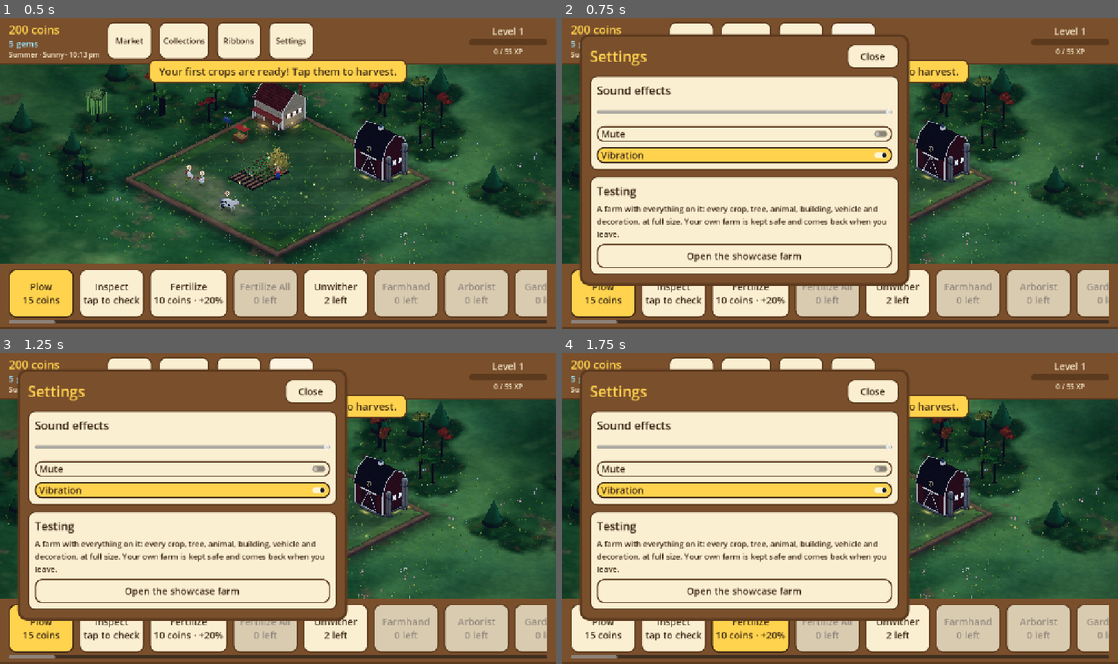
Above: before the commit, frames 1-4 (two rows, left to right).
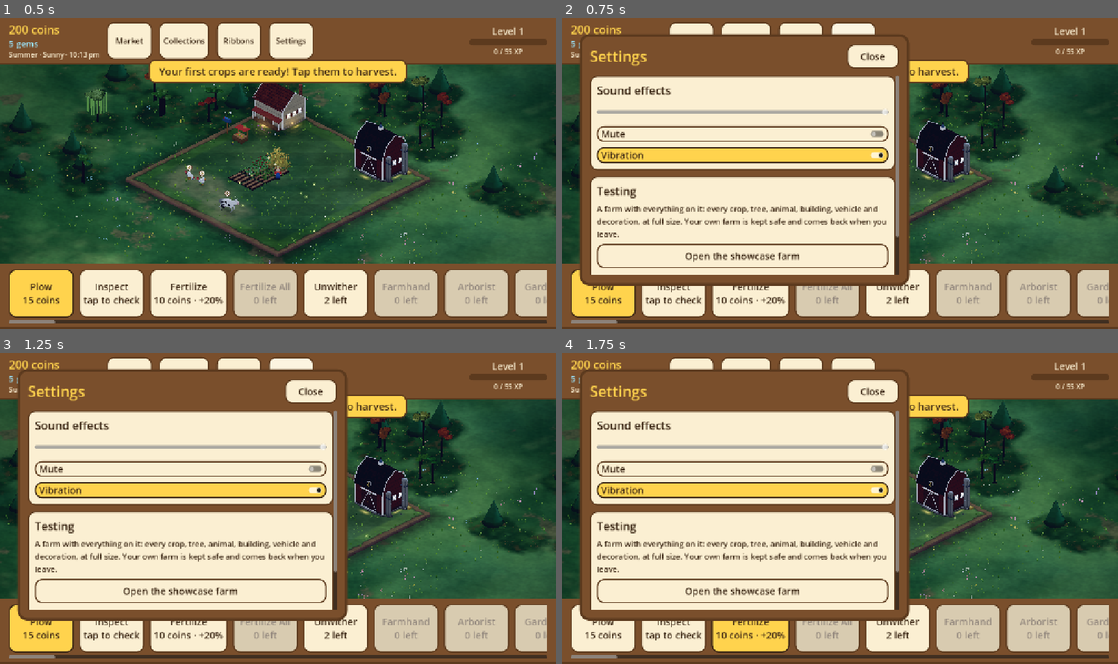
Above: after the commit, the same moments.

Repository: aniket-patra-1998/farm-game
Game: Godot game, scene res://scenes/main.tscn
Same seed, same stepped clock (60 frames per second), same inputs: the game is played once before the commit and once after it.
Inputs (mouse positions are in pixels of both pictures, inside the frame that each line leads up to):
- Up to frame 1 (0.5 s): no input
- Up to frame 2 (0.75 s): click "Settings" at 0.5 s
- Up to frame 3 (1.25 s): no input
- Up to frame 4 (1.75 s): click (739, 645) at 1.25 s, where only the run after the commit has a clickable "Show performance numbers"

Frame 1 is identical in both runs. In frame 2, 1.5% of the frame differs, in the area x 5-61%, y 18-83%; in frame 3, 1.5%; in frame 4, 1.5%.

Commit message:
Phone measuring: an on-screen performance readout and a CI-built debug APK
PerfReadout (debug builds; Settings > Testing > Show performance numbers): frames a second, the average and
worst frame of the last two seconds, draw calls, triangles, objects, memory and the graphics chip.
Debug APK workflow (.github/workflows/apk.yml): on every push to main and on demand, exports the new
'Android (debug APK)' preset (no Gradle; its own app id com.example.farmgame.debug) signed with a cached debug
key, and uploads it as the run's farm-game-debug-apk artifact.

Co-Authored-By: Claude Opus 5.5 <noreply@anthropic.com>
Claude-Session: https://claude.ai/code/session_014fNSr1LTa4ZmUtF6K6voar

Diff:
--- a/locale/strings.csv
+++ b/locale/strings.csv
@@ -493,3 +493,9 @@
 "SOCIAL_COINS","%d coins"
 "SOCIAL_FUEL","%d fuel"
 "SOCIAL_WATERED","A watering for your seedling"
+"PERF_READOUT","%d fps · %.1f ms a frame (worst %.1f)
+%d draw calls · %dk triangles · %d objects
+%d MB video · %d MB memory
+%s · %d×%d"
+"PERF_READOUT_TOGGLE","Show performance numbers"
+"PERF_READOUT_HELP","Frames a second, draw calls and memory in the corner of the screen, for measuring on a phone."
--- /dev/null
+++ b/scripts/debug/perf_readout.gd
@@ -0,0 +1,94 @@
+class_name PerfReadout
+extends CanvasLayer
+## Debug builds only: how hard the phone is working, in the corner of the screen, for measuring on real
+## devices. Frames a second, the average and the worst frame of the last couple of seconds, draw calls,
+## triangles, objects drawn, memory, and the graphics chip. Switched on and off in Settings (Testing); the
+## choice is kept in user://settings.cfg. Costs nothing while off; while on, a few numbers twice a second.
+
+const SETTINGS := "user://settings.cfg"
+const SECTION := "debug"
+const KEY := "perf_readout"
+const WINDOW := 120          # frames the average and the worst are taken over (about two seconds)
+const REFRESH := 0.5         # seconds between updates of the text
+const LAYER := 100           # above everything else
+const FONT_SIZE := 22
+
+static var _shown: PerfReadout
+
+var _label: Label
+var _times := PackedFloat32Array()
+var _next := 0
+var _since := 0.0
+
+
+## Whether the readout is switched on (always off in a release build).
+static func wanted() -> bool:
+	if not OS.is_debug_build():
+		return false
+	var cfg := ConfigFile.new()
+	return cfg.load(SETTINGS) == OK and bool(cfg.get_value(SECTION, KEY, false))
+
+
+## Switches it on or off, and keeps the choice.
+static func set_wanted(on: bool) -> void:
+	var cfg := ConfigFile.new()
+	cfg.load(SETTINGS)
+	cfg.set_value(SECTION, KEY, on)
+	cfg.save(SETTINGS)
+
+
+## Shows the readout over the whole game, or takes it away (one at a most).
+static func show_in(tree: SceneTree, on: bool) -> void:
+	if on and not is_instance_valid(_shown):
+		_shown = PerfReadout.new()
+		tree.root.add_child.call_deferred(_shown)
+	elif not on and is_instance_valid(_shown):
+		_shown.queue_free()
+		_shown = null
+
+
+func _ready() -> void:
+	layer = LAYER
+	_times.resize(WINDOW)
+	var back := PanelContainer.new()
+	back.position = Vector2(8, 8)
+	back.mouse_filter = Control.MOUSE_FILTER_IGNORE
+	var style := StyleBoxFlat.new()
+	style.bg_color = Color(0, 0, 0, 0.55)
+	style.set_content_margin_all(8)
+	back.add_theme_stylebox_override("panel", style)
+	add_child(back)
+	_label = Label.new()
+	_label.add_theme_font_size_override("font_size", FONT_SIZE)
+	_label.add_theme_color_override("font_color", Color.WHITE)
+	back.add_child(_label)
+
+
+func _process(delta: float) -> void:
+	_times[_next % WINDOW] = delta
+	_next += 1
+	_since += delta
+	if _since < REFRESH:
+		return
+	_since = 0.0
+	_label.text = text_now()
+
+
+## The readout's text for the frames measured so far.
+func text_now() -> String:
+	var n := mini(_next, WINDOW)
+	var total := 0.0
+	var worst := 0.0
+	for i in n:
+		total += _times[i]
+		worst = maxf(worst, _times[i])
+	var avg_ms := total / maxf(n, 1) * 1000.0
+	var size := get_viewport().get_visible_rect().size if is_inside_tree() else Vector2.ZERO
+	return tr("PERF_READOUT") % [
+		Engine.get_frames_per_second(), avg_ms, worst * 1000.0,
+		int(Performance.get_monitor(Performance.RENDER_TOTAL_DRAW_CALLS_IN_FRAME)),
+		int(Performance.get_monitor(Performance.RENDER_TOTAL_PRIMITIVES_IN_FRAME) / 1000.0),
+		int(Performance.get_monitor(Performance.RENDER_TOTAL_OBJECTS_IN_FRAME)),
+		int(Performance.get_monitor(Performance.RENDER_VIDEO_MEM_USED) / 1048576.0),
+		int(Performance.get_monitor(Performance.MEMORY_STATIC) / 1048576.0),
+		RenderingServer.get_video_adapter_name(), int(size.x), int(size.y)]
--- a/scripts/hud/hud_settings.gd
+++ b/scripts/hud/hud_settings.gd
@@ -44,7 +44,8 @@
 		content.add_child(showcase_card())
 
 
-## Debug builds only: switch to the farm with everything on it for testing, and back to your own.
+## Debug builds only: switch to the farm with everything on it for testing, and back to your own; and show the
+## performance numbers (PerfReadout).
 func showcase_card() -> PanelContainer:
 	var inner := BookPanel.card()
 	inner.add_theme_constant_override("separation", 10)
@@ -61,4 +62,13 @@
 		else:
 			Game.open_showcase())
 	inner.add_child(go)
+	inner.add_child(BookPanel.text(tr("PERF_READOUT_HELP"), 18))
+	var perf := CheckButton.new()
+	perf.text = tr("PERF_READOUT_TOGGLE")
+	perf.button_pressed = PerfReadout.wanted()
+	perf.focus_mode = Control.FOCUS_NONE
+	perf.toggled.connect(func(on: bool) -> void:
+		PerfReadout.set_wanted(on)
+		PerfReadout.show_in(hud.get_tree(), on))
+	inner.add_child(perf)
 	return BookPanel.card_frame(inner)
--- a/scripts/main.gd
+++ b/scripts/main.gd
@@ -33,6 +33,7 @@
 
 
 func _ready() -> void:
+	PerfReadout.show_in(get_tree(), PerfReadout.wanted())   # debug builds, when switched on in Settings
 	sky = SkyLayer.new()
 	add_child(sky)
 
--- a/tests/suites/hud_test.gd
+++ b/tests/suites/hud_test.gd
@@ -46,3 +46,20 @@
 	await get_tree().process_frame
 	main.queue_free()
 	await get_tree().process_frame
+
+
+func test_146_the_perf_readout_counts_frames_and_is_kept_switched() -> void:
+	var r := PerfReadout.new()
+	add_child(r)
+	for k in 10:
+		r._process(0.02)
+	var text := r.text_now()
+	_check(text.contains("20.0"), "ten 20 ms frames read as 20.0 ms (%s)" % text.replace("\n", " | "))
+	r._process(0.1)
+	_check(r.text_now().contains("100.0"), "the worst frame shows")
+	r.free()
+	var was := PerfReadout.wanted()
+	PerfReadout.set_wanted(true)
+	_check(PerfReadout.wanted(), "switched on, it stays on (in a debug build)")
+	PerfReadout.set_wanted(was)
+	_eq(PerfReadout.wanted(), was, "and back")
Not shown, changed: export_presets.cfg
Not shown, added: scripts/debug/perf_readout.gd.uid
